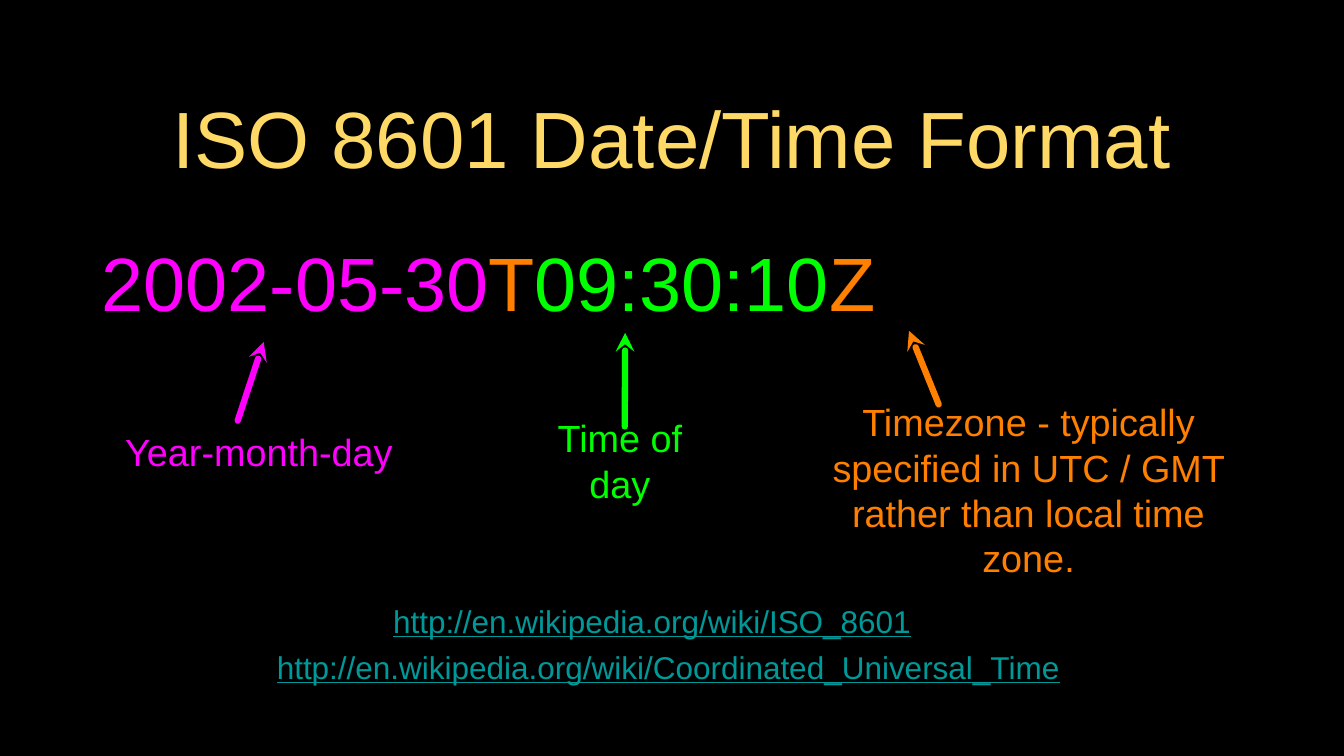
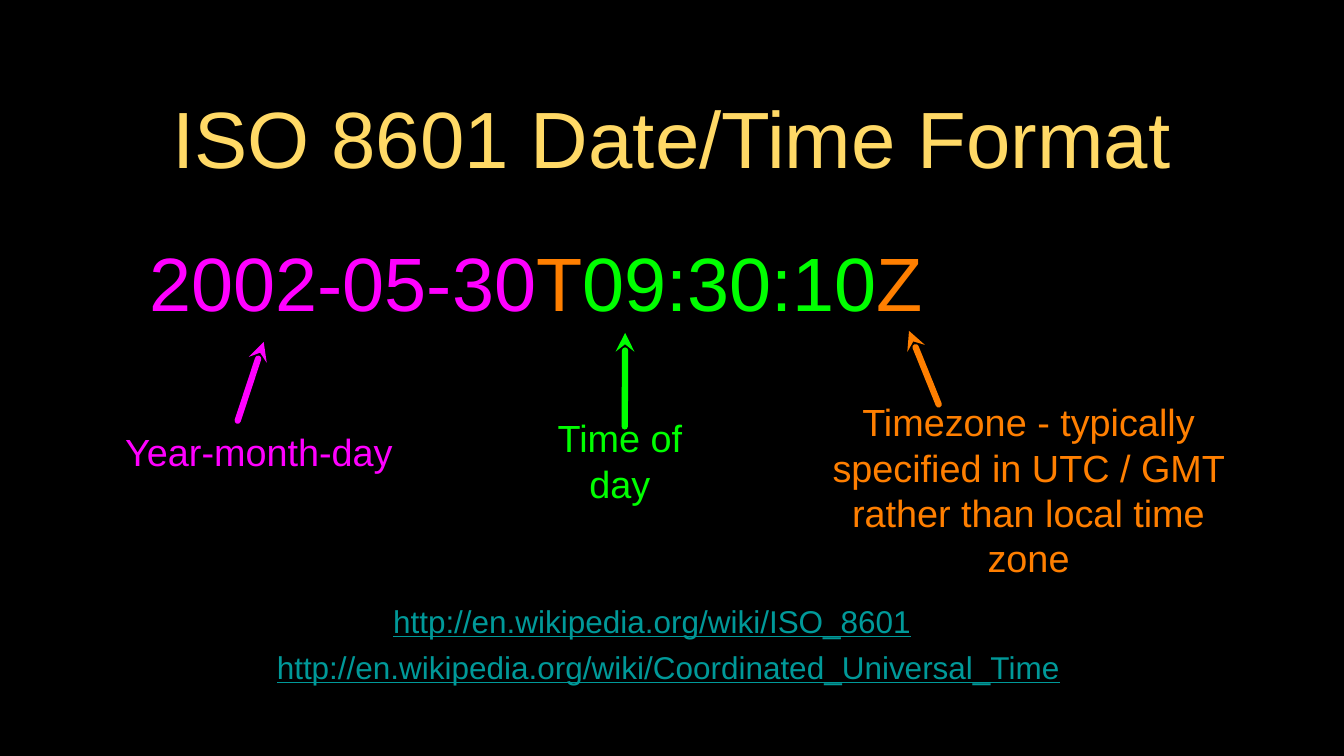
Before and after one commit to csev/py4e, a slide deck: slide 24 of lectures3/Pythonlearn-13-WebServices.pptx. Drawn at 1344x756 pixels with LibreOffice and Linux fonts; fonts in the diff are those of the drawing. Boxes give left, top, right and bottom in pixels: in the first picture for what was removed or moved away, otherwise in the second. Text is boxed around its words. In the diff, an @@ line names an element or a change of style, - is before the commit and + after.

```diff
--- a/lectures3/Pythonlearn-13-WebServices.pptx
+++ b/lectures3/Pythonlearn-13-WebServices.pptx
@@ text "2002-05-30T09:30:10Z" moved from (x1=102, y1=258, x2=875, y2=312) to (x1=150, y1=258, x2=923, y2=312) @@
@@ text at (x1=833, y1=407, x2=1225, y2=573): text changed @@
-Timezone - typically specified in UTC / GMT rather than local time zone.
+Timezone - typically specified in UTC / GMT rather than local time zone
```
Also in this commit, not shown: 26 other slides changed, 1 slide added, 1 slide removed.
